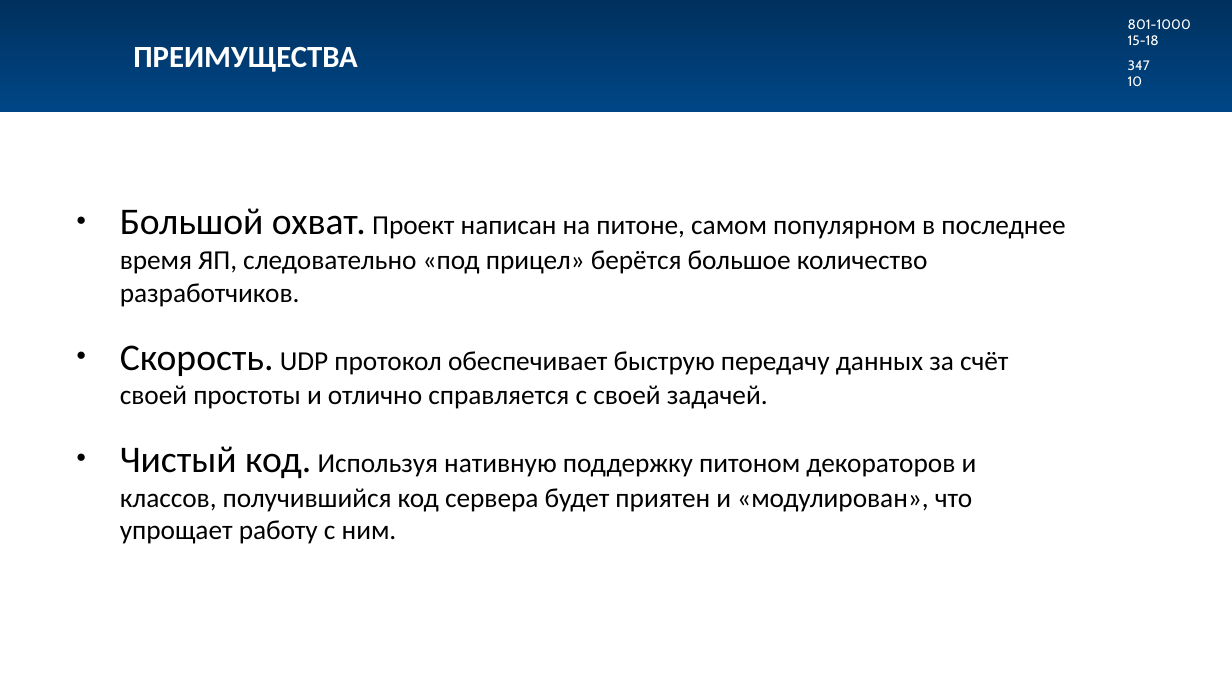
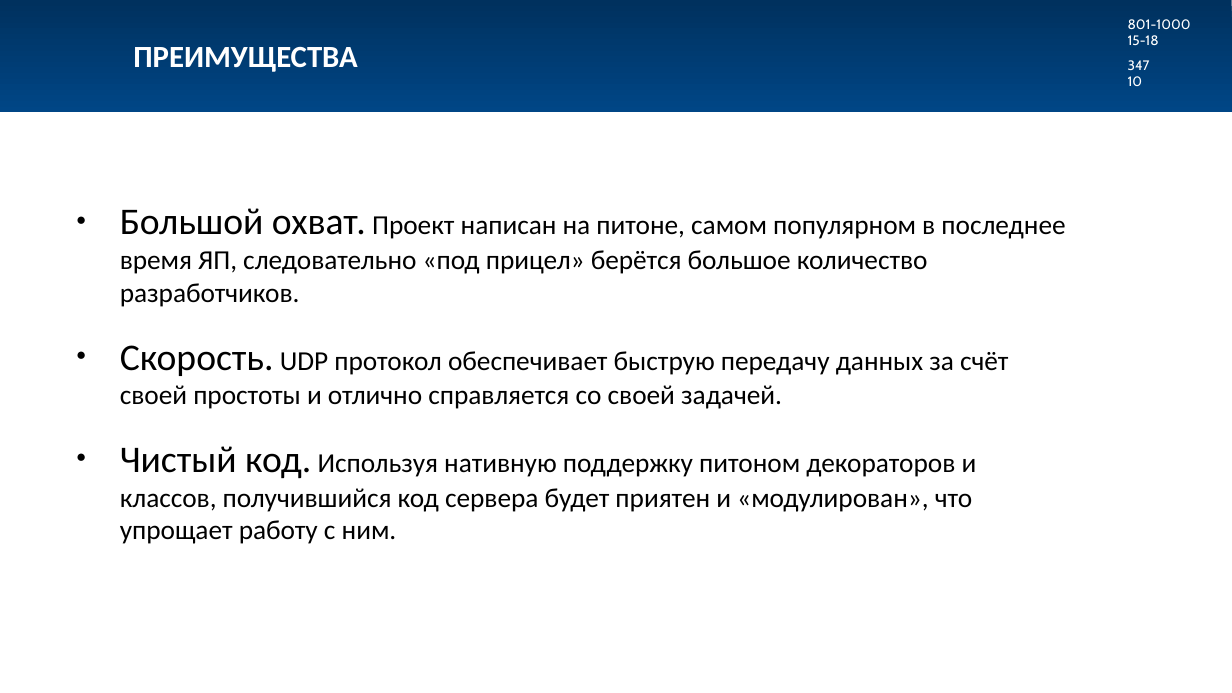
Before and after one commit to GoodDay-lab/online_game, a slide deck: slide 5 of Defense of project.pptx. Drawn at 1232x693 pixels with LibreOffice and Linux fonts; fonts in the diff are those of the drawing. Boxes give left, top, right and bottom in pixels: in the first picture for what was removed or moved away, otherwise in the second. Text is boxed around its words. In the diff, an @@ line names an element or a change of style, - is before the commit and + after.

```diff
--- a/Defense of project.pptx
+++ b/Defense of project.pptx
@@ text at (120,345,1008,409): text changed @@
-● Скорость. UDP протокол обеспечивает быструю передачу данных за счёт своей простоты и отлично справляется с своей задачей.
+● Скорость. UDP протокол обеспечивает быструю передачу данных за счёт своей простоты и отлично справляется со своей задачей.
```
Also in this commit, not shown: 1 other slide changed, 3 other files.
